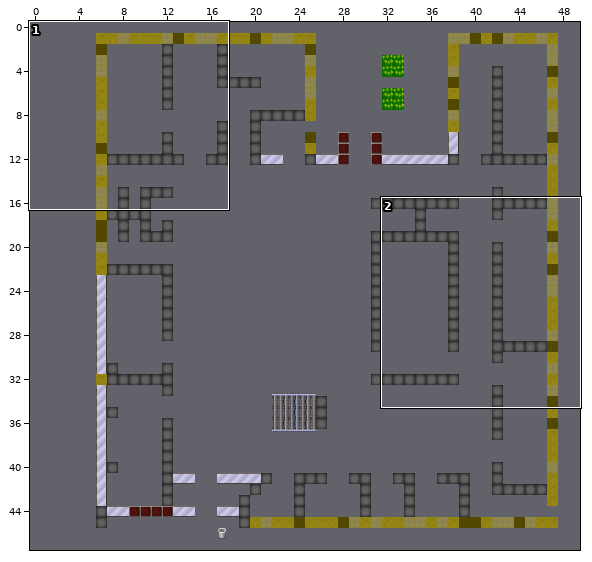
Tiled map (JSON), stored at Vorlage_fuer_Greifswald/maps/Greifswaldthirdfloor.json. Above: a wide view before the commit, with the close-up outlined.
Close-up. Earlier state:
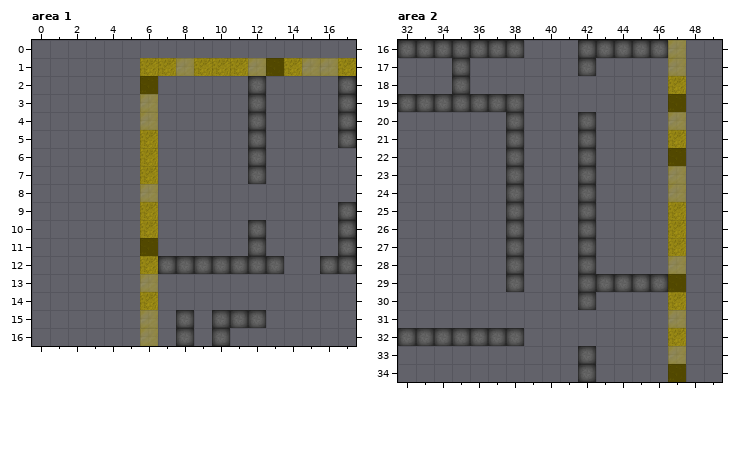
Cells are 32x32 px. Shown: area 1 x 0..17, y 0..16; area 2 x 32..49, y 16..34. The commit also changed other parts of the map, which this record leaves out.
Now the later version:
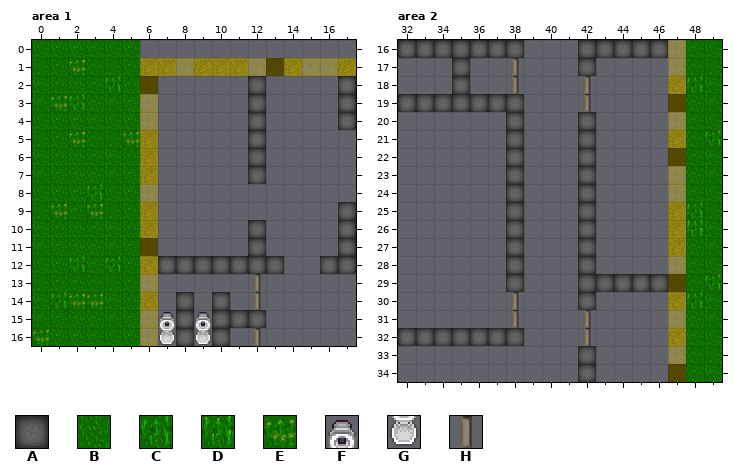
Key: from "floor": A 15, B 56, C 59, D 60, E 62; from "office_180": F 177, G 193; from "tileset_bjoern": H 56.
_ is an empty cell.
Tiles of an added or newly shown layer are drawn over the layers below it.
Difference:
Layer "Funktionen Waende", area 1:
The tile that lay hidden is gone in row 5 at x 17.
Layer "Boden", area 1:
Tile B now appears in row 0 at x 0 to 5; in row 1 at x 0 to 1 and 3 to 5; in row 2 at x 0 to 3 and 5; in row 3 at x 0 and 3 to 5; in row 4 at x 0 to 5; in row 5 at x 0 to 1 and 3 to 4.
Tile B now appears in rows 6 to 7 at x 0 to 5; in row 8 at x 0 to 2 and 4 to 5; in row 9 at x 0, 2 and 4 to 5; in rows 10 to 11 at x 0 to 5; in row 12 at x 0 to 1, 3 and 5; in row 13 at x 0 to 5.
Tile B now appears in row 14 at x 0 and 4 to 5; in row 15 at x 0 to 5; in row 16 at x 1 to 5.
Tile C now appears in row 2 at x 4; in row 3 at x 2; in row 8 at x 3; in row 12 at x 2 and 4; in row 14 at x 1.
Tile E now appears in row 1 at x 2; in row 3 at x 1; in row 5 at x 2 and 5; in row 9 at x 1 and 3; in row 14 at x 2 to 3; in row 16 at x 0.
Layer "Waende", area 1:
Tile A now appears in row 14 at x 8 and 10.
Tile A is gone in row 5 at x 17.
Layer "Tueren" (added), area 1:
Tile H now appears in rows 13 to 14 at x 12; in row 16 at x 12.
Layer "Gegenstände" (added), area 1:
Tile F now appears in row 15 at x 7 and 9.
Tile G now appears in row 16 at x 7 and 9.
Layer "Boden", area 2:
Tile B now appears in rows 16 to 17 at x 48 to 49; in row 18 at x 49; in rows 19 to 20 at x 48 to 49; in row 21 at x 48; in rows 22 to 24 at x 48 to 49; in rows 25 to 26 at x 49.
Tile B now appears in rows 27 to 28 at x 48 to 49; in row 29 at x 48; in row 30 at x 49; in rows 31 to 34 at x 48 to 49.
Tile C now appears in row 18 at x 48; in row 21 at x 49; in row 25 at x 48; in row 29 at x 49; in row 30 at x 48.
Tile D now appears in row 26 at x 48.
Layer "Tueren" (added), area 2:
Tile H now appears in row 17 at x 38; in row 18 at x 38 and 42; in row 19 at x 42; in row 30 at x 38; in row 31 at x 38 and 42; in row 32 at x 42.
